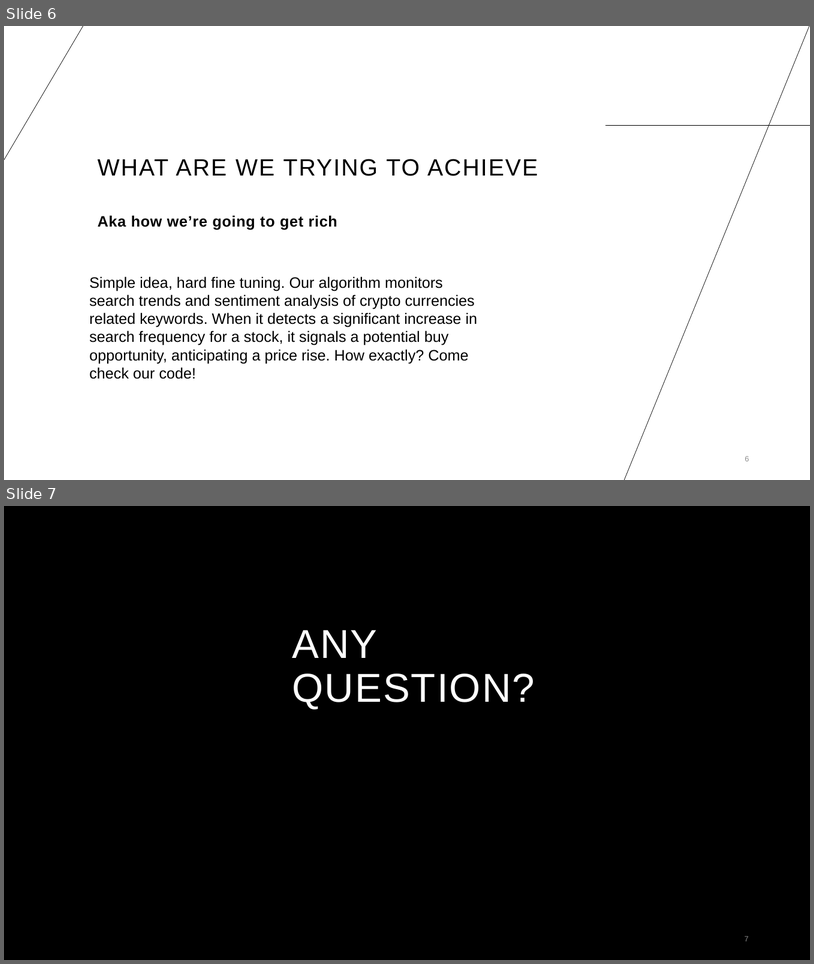
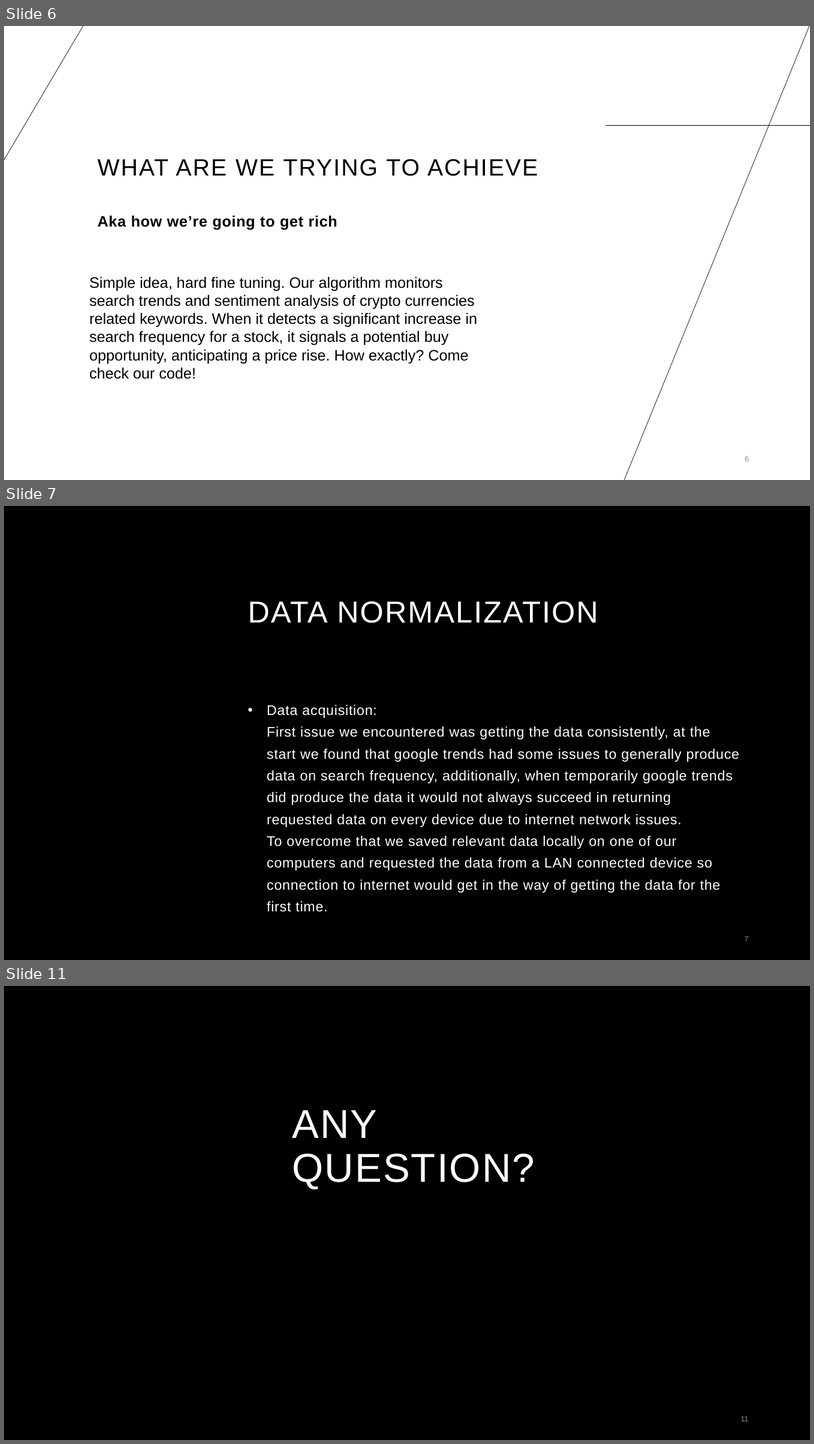
Before and after one commit to HillelCharbit/Trading-Algorithm-Project---google-trends, a slide deck: presentation/Trading Sentiment Analysis in Decentralized Cryptocurrencies.pptx. Shown one above the other, each under a label of ours: slides 6 and 7 before the commit, slides 6, 7 and 11 after it; the slides between them are not shown. The pictures are 814x964 and 814x1444 pixels, drawn with LibreOffice and Linux fonts; fonts in the diff are those of the drawing; background and template pictures are left out. Boxes give left, top, right and bottom in pixels: in the first picture for what was removed or moved away, otherwise in the second. Text is boxed around its words. In the diff, an @@ line names an element or a change of style, - is before the commit and + after.

```diff
--- a/presentation/Trading Sentiment Analysis in Decentralized Cryptocurrencies.pptx
+++ b/presentation/Trading Sentiment Analysis in Decentralized Cryptocurrencies.pptx
@@ slide 7 added at box(4, 506, 810, 960), background #000000 @@
@@ title added at box(248, 601, 599, 623), 36 pt, text #FFFFFF @@
+DATA NORMALIZATION
@@ subtitle added at box(267, 705, 740, 912), 16.6 pt, text #FFFFFF @@
+• Data acquisition:
+  First issue we encountered was getting the data consistently, at the start we found that google trends had some issues to generally produce data on search frequency, additionally, when temporarily google trends did produce the data it would not always succeed in returning requested data on every device due to internet network issues.
+  To overcome that we saved relevant data locally on one of our computers and requested the data from a LAN connected device so connection to internet would get in the way of getting the data for the first time.
@@ page number added at box(745, 936, 749, 941), 9 pt, text #8C8C8C @@
+7
@@ what was slide 7 is now slide 11 @@
@@ page number at box(741, 1416, 749, 1421): text changed @@
-7
+11
```
Also in this commit, not shown: 4 slides changed, 3 other slides added, 7 other files.
